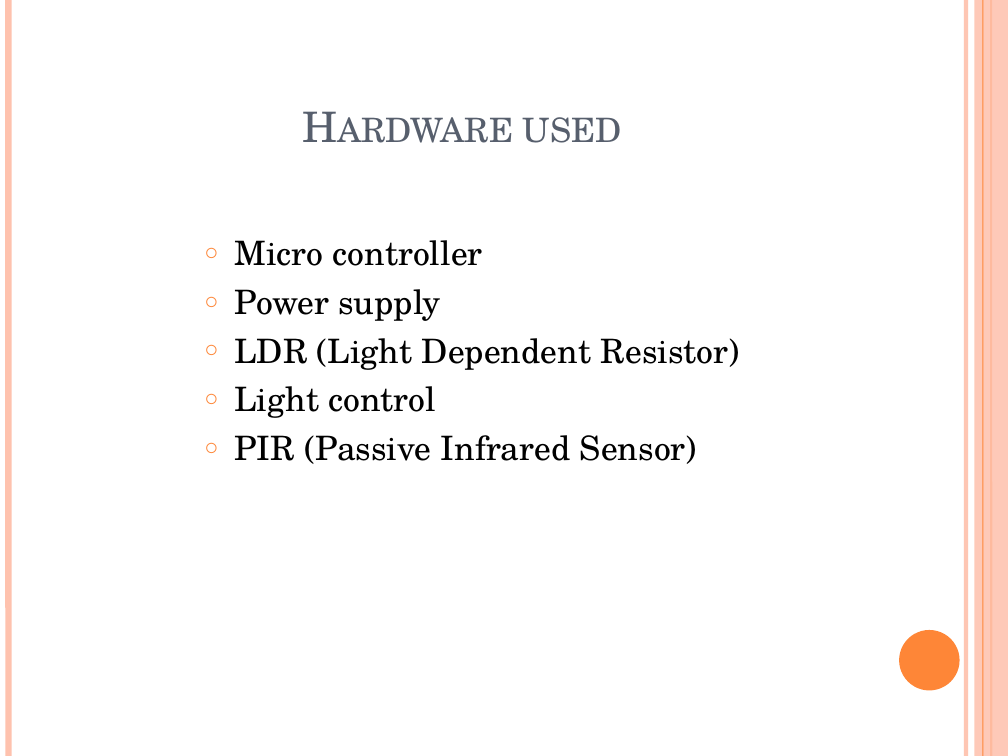
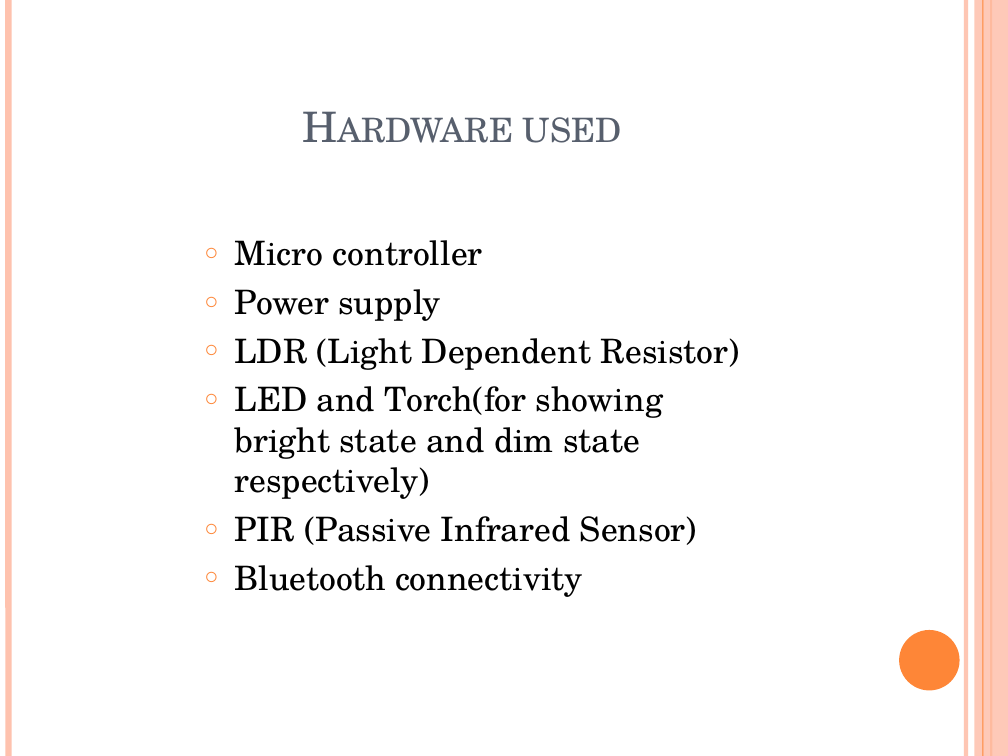
Before and after one commit to Devananda27200/MAIN_PROJECT_52, a slide deck: slide 12 of Street Lighting System with Intensity Control.pptm. Drawn at 1008x756 pixels with LibreOffice and Linux fonts; fonts in the diff are those of the drawing. Boxes give left, top, right and bottom in pixels: in the first picture for what was removed or moved away, otherwise in the second. Text is boxed around its words. In the diff, an @@ line names an element or a change of style, - is before the commit and + after.

```diff
--- a/Street Lighting System with Intensity Control.pptm
+++ b/Street Lighting System with Intensity Control.pptm
@@ text at (235, 386, 663, 499): text changed @@
-○ Light control
+○ LED and Torch(for showing bright state and dim state respectively)
@@ text at (235, 565, 583, 597): paragraph added @@
+○ Bluetooth connectivity
```
Also in this commit, not shown: 3 other slides changed, 8 slides added, 4 slides removed.
